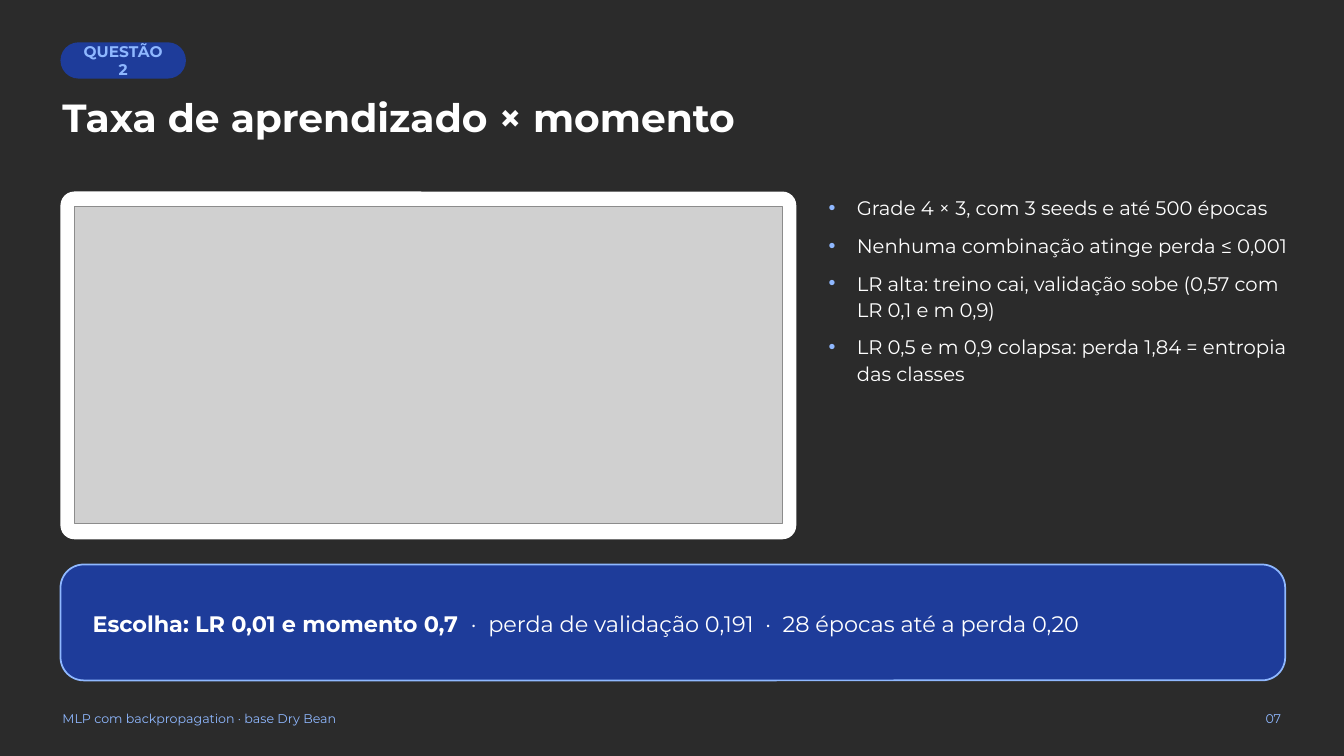
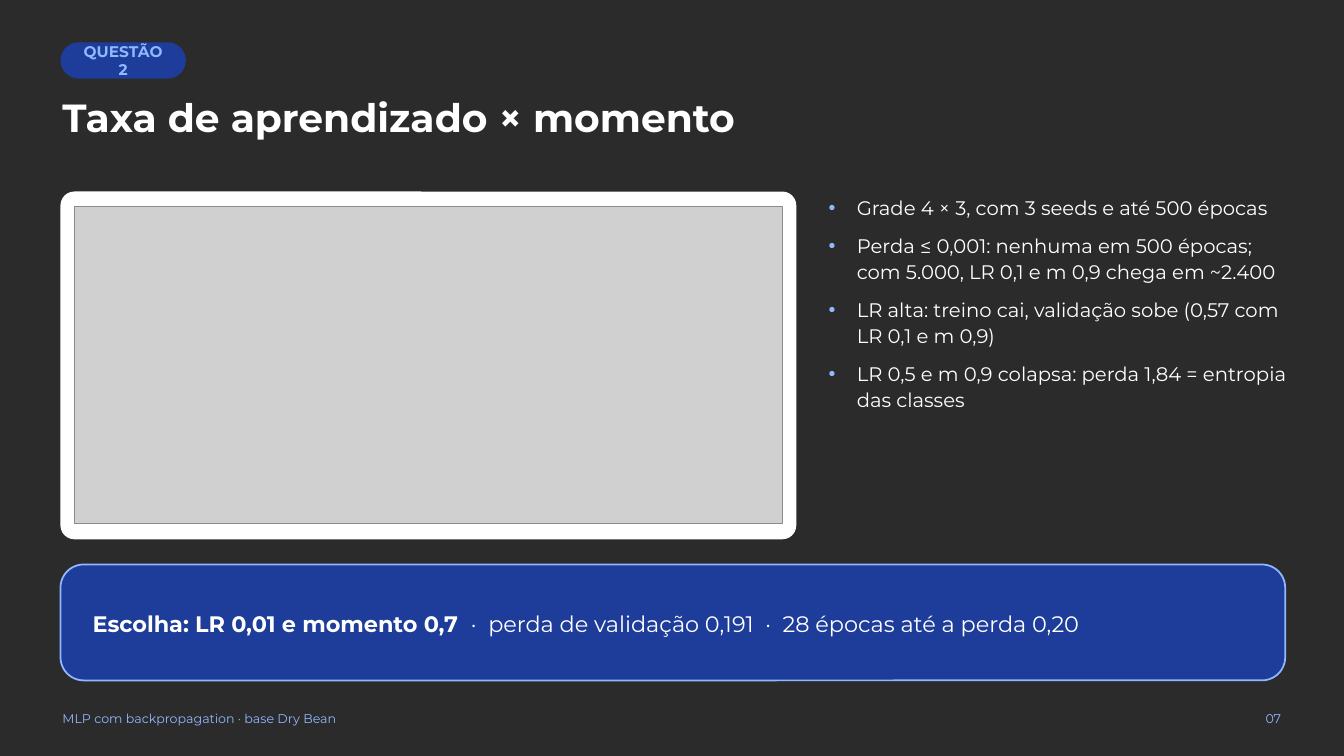
Before and after one commit to William-SWS/mlp-experiment, a slide deck: slide 7 of apresentacao/apresentacao_mlp.pptx. Drawn at 1344x756 pixels with LibreOffice and Linux fonts; fonts in the diff are those of the drawing; grey boxes stand for pictures; background and template pictures are left out; a plain dark background stands for a picture behind light text. Boxes give left, top, right and bottom in pixels: in the first picture for what was removed or moved away, otherwise in the second. Text is boxed around its words. In the diff, an @@ line names an element or a change of style, - is before the commit and + after.

```diff
--- a/apresentacao/apresentacao_mlp.pptx
+++ b/apresentacao/apresentacao_mlp.pptx
@@ text at [857, 238, 1275, 283]: text changed @@
-• Nenhuma combinação atinge perda ≤ 0,001
+• Perda ≤ 0,001: nenhuma em 500 épocas; com 5.000, LR 0,1 e m 0,9 chega em ~2.400
```
Also in this commit, not shown: 11 other slides changed, 1 slide added, 35 other files.
